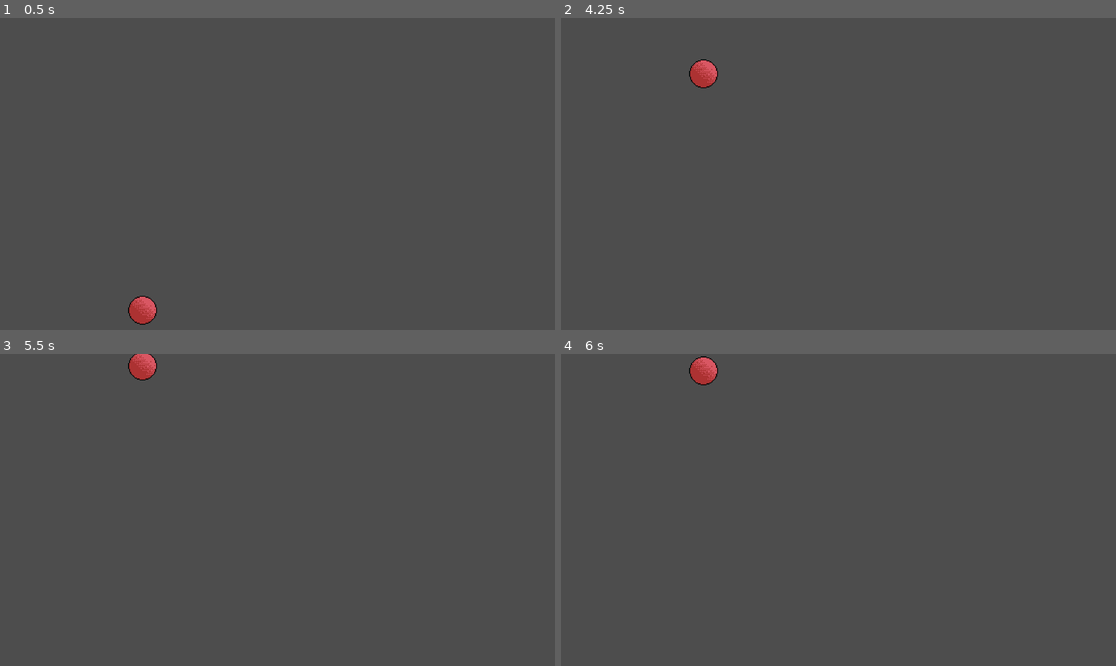
Above: before the commit, frames 1-4 (two rows, left to right).
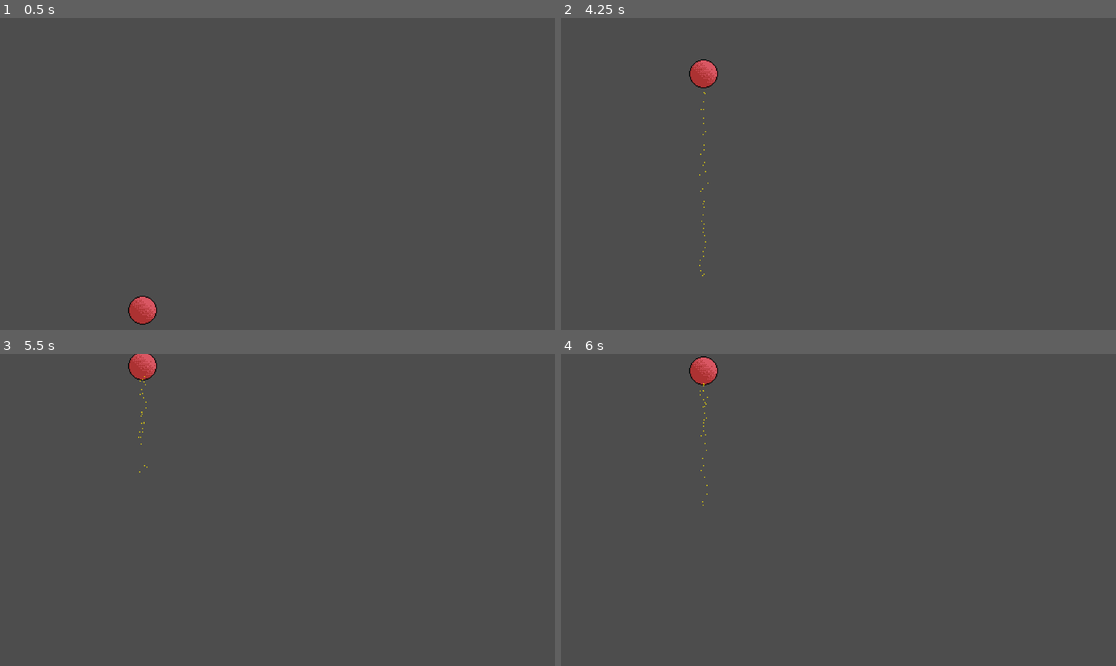
Above: after the commit, the same moments.

Repository: Mvgedev/joyride
Game: Godot game, scene res://scenes/game_scene.tscn
Two runs of this game, one before a commit and one after it. Both use one fixed random seed, a clock stepped at 60 frames per second and the inputs below.
Inputs:
- Up to frame 1 (0.5 s): no input
- Up to frame 2 (4.25 s): tap Enter (ui_accept) at 0.5, 1.35, 1.52, 1.82, 2.85, 3.02, 3.32 s; hold Enter (ui_accept) 0.53-1.28 s; hold Enter (ui_accept) 2.03-2.78 s; hold Enter (ui_accept) from 3.53 s (still down)
- Up to frame 3 (5.5 s): release Enter (ui_accept) at 4.28 s; tap Enter (ui_accept) at 4.35, 4.52, 4.82 s; hold Enter (ui_accept) from 5.03 s (still down)
- Up to frame 4 (6 s): release Enter (ui_accept) at 5.78 s; tap Enter (ui_accept) at 5.85 s

Frame 1 is identical in both runs. In frame 2, less than 0.1% of the frame differs, in the area x 24-27%, y 23-83%; in frame 3, less than 0.1%; in frame 4, less than 0.1%.

Commit message:
Adding particle element to player
- Adding GPUParticle2D node
- Trying few settings to get proper particles
- Adding behavior to start/stop emission only when jetpack on use

Diff:
--- a/scenes/player_character.tscn
+++ b/scenes/player_character.tscn
@@ -24,6 +24,16 @@
 [sub_resource type="CircleShape2D" id="CircleShape2D_6r27q"]
 radius = 14.035668
 
+[sub_resource type="ParticleProcessMaterial" id="ParticleProcessMaterial_6r27q"]
+particle_flag_disable_z = true
+emission_shape = 1
+emission_sphere_radius = 5.0
+spread = 0.0
+angular_velocity_min = -1.6093254e-05
+angular_velocity_max = -1.6093254e-05
+gravity = Vector3(0, 98, 0)
+color = Color(1, 0.9098039, 0, 1)
+
 [node name="PlayerCharacter" type="RigidBody2D"]
 collision_layer = 2
 mass = 0.5
@@ -43,5 +53,14 @@
 [node name="CollisionShape2D" type="CollisionShape2D" parent="Area2D"]
 shape = SubResource("CircleShape2D_6r27q")
 
+[node name="GPUParticles2D" type="GPUParticles2D" parent="."]
+position = Vector2(0, 13)
+emitting = false
+amount = 40
+lifetime = 1.5
+speed_scale = 2.0
+randomness = 0.3
+process_material = SubResource("ParticleProcessMaterial_6r27q")
+
 [connection signal="body_entered" from="Area2D" to="." method="_on_area_2d_body_entered"]
 [connection signal="body_exited" from="Area2D" to="." method="_on_area_2d_body_exited"]
--- a/scripts/player_character.gd
+++ b/scripts/player_character.gd
@@ -3,6 +3,7 @@
 #jetpack values
 var max_velocity = -300
 var max_downfall = 400
+@onready var gpu_particles_2d: GPUParticles2D = $GPUParticles2D
 
 enum EQUIPMENT {JETPACK, CLOUD, MOTO}
 
@@ -26,9 +27,11 @@
 func process_jetpack():
 	var strength = 0
 	if Input.is_action_just_pressed("ui_accept"):
+		gpu_particles_2d.emitting = true
 		if linear_velocity.y > 70:
 			linear_velocity.y = linear_velocity.y / 2 # Cut down linear velocity for downfall
 	elif Input.is_action_just_released("ui_accept"):
+		gpu_particles_2d.emitting = false
 		if linear_velocity.y < -70:
 			linear_velocity.y = linear_velocity.y / 2
 	if Input.is_action_pressed("ui_accept"):
@@ -41,11 +44,10 @@
 		linear_velocity.y = max_downfall
 
 
-func _on_area_2d_body_entered(body: Node2D) -> void:
-	print("yes")
+func _on_area_2d_body_entered(_body: Node2D) -> void:
 	on_ground = true
 	pass # Replace with function body.
 
-func _on_area_2d_body_exited(body: Node2D) -> void:
+func _on_area_2d_body_exited(_body: Node2D) -> void:
 	on_ground = false
 	pass # Replace with function body.
Not shown: 1 places in scenes/player_character.tscn that only renumber resources
